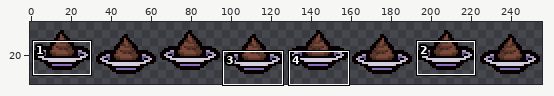
Two states of a sprite sheet, resources/gfx/costumes/sheet_costume_luckySaucer.png. Above, an overview of the earlier version with the close-up marked.
Close-up. Before the commit:
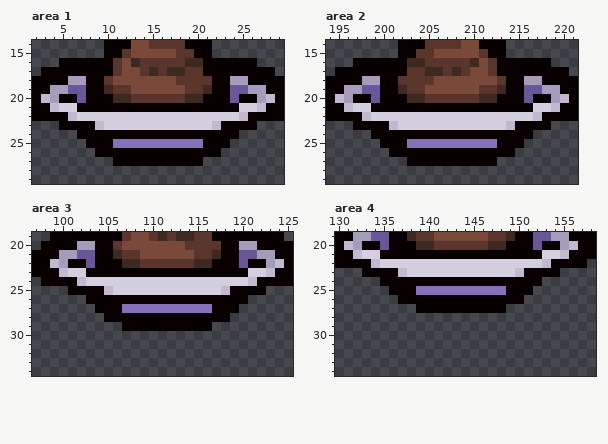
The file is 256x64 pixels. Shown: area 1: x 2..29, y 14..29; area 2: x 194..221, y 14..29; area 3: x 97..125, y 19..34; area 4: x 130..158, y 19..34. The old version is drawn lined up with the new one. The wide view leaves out empty margins. The commit also changed other parts of the picture, which this record leaves out.
Now the later version:
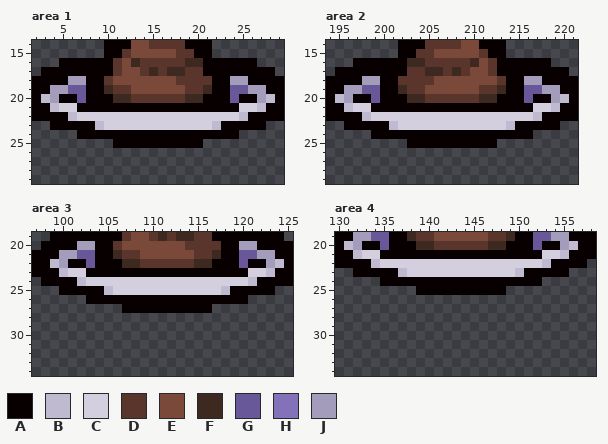
Palette (. is transparent): A #080000  B #c0bad0  C #d3cfdf  D #59352c  E #7a4939  F #3e2920  G #685899  H #8371ba  J #a49cbb
What changed:
{"change": "whole drawing moved by +0,+1 (the old picture is shown already moved)"}
{"where": "area 1"}
{"y":23,"x":4,"old":".","new":"A"}
{"y":23,"x":27,"old":".","new":"A"}
{"y":25,"x":8,"old":"AAAHHHHHHHHHHAAA","new":"...AAAAAAAAAA..."}
{"y":26,"x":9,"old":"AAAAAAAAAAAAAA","new":".............."}
{"y":27,"x":11,"old":"AAAAAAAAAA","new":".........."}
{"where": "area 2"}
{"y":23,"x":196,"old":".","new":"A"}
{"y":23,"x":219,"old":".","new":"A"}
{"y":25,"x":200,"old":"AAAHHHHHHHHHHAAA","new":"...AAAAAAAAAA..."}
{"y":26,"x":201,"old":"AAAAAAAAAAAAAA","new":".............."}
{"y":27,"x":203,"old":"AAAAAAAAAA","new":".........."}
{"where": "area 3"}
{"y":25,"x":100,"old":".","new":"A"}
{"y":25,"x":123,"old":".","new":"A"}
{"y":27,"x":104,"old":"AAAHHHHHHHHHHAAA","new":"...AAAAAAAAAA..."}
{"y":28,"x":105,"old":"AAAAAAAAAAAAAA","new":".............."}
{"y":29,"x":107,"old":"AAAAAAAAAA","new":".........."}
{"where": "area 4"}
{"y":23,"x":132,"old":".","new":"A"}
{"y":23,"x":155,"old":".","new":"A"}
{"y":25,"x":136,"old":"AAAHHHHHHHHHHAAA","new":"...AAAAAAAAAA..."}
{"y":26,"x":137,"old":"AAAAAAAAAAAAAA","new":".............."}
{"y":27,"x":139,"old":"AAAAAAAAAA","new":".........."}
{"label":"added","picture_box":[50,121,59,130]}
{"label":"changed","picture_box":[86,121,266,166]}
{"label":"added","picture_box":[344,121,353,130]}
{"label":"changed","picture_box":[380,121,560,166]}
{"label":"changed","picture_box":[59,286,275,331]}
{"label":"added","picture_box":[353,268,362,277]}
{"label":"changed","picture_box":[389,268,569,313]}
